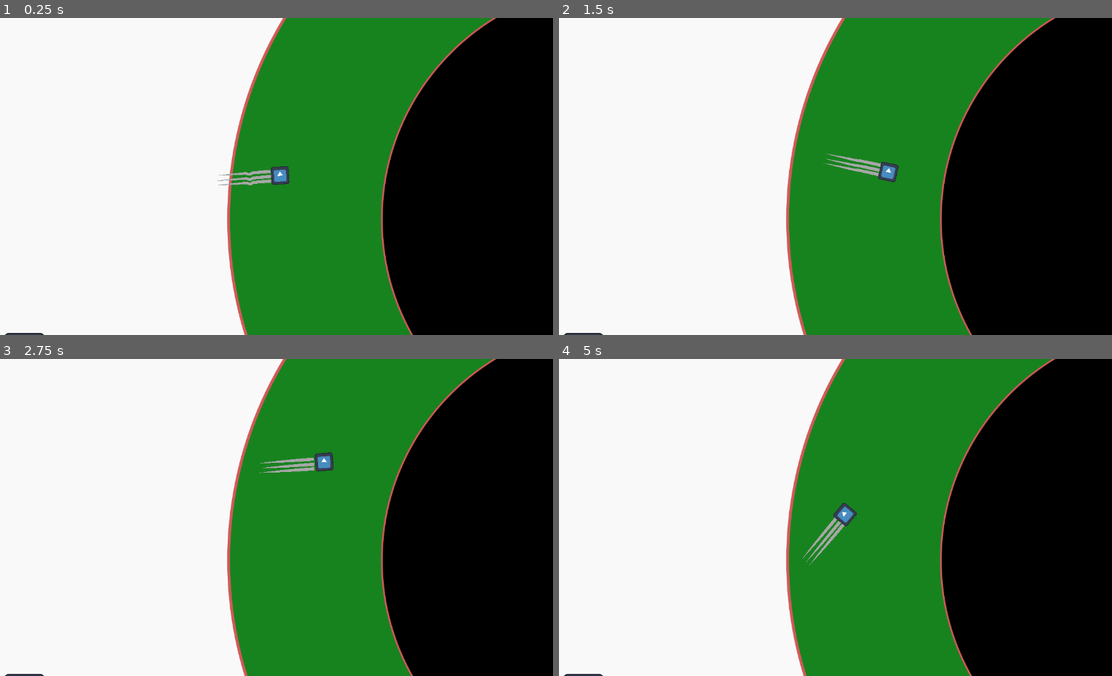
Above: before the commit, frames 1-4 (two rows, left to right).
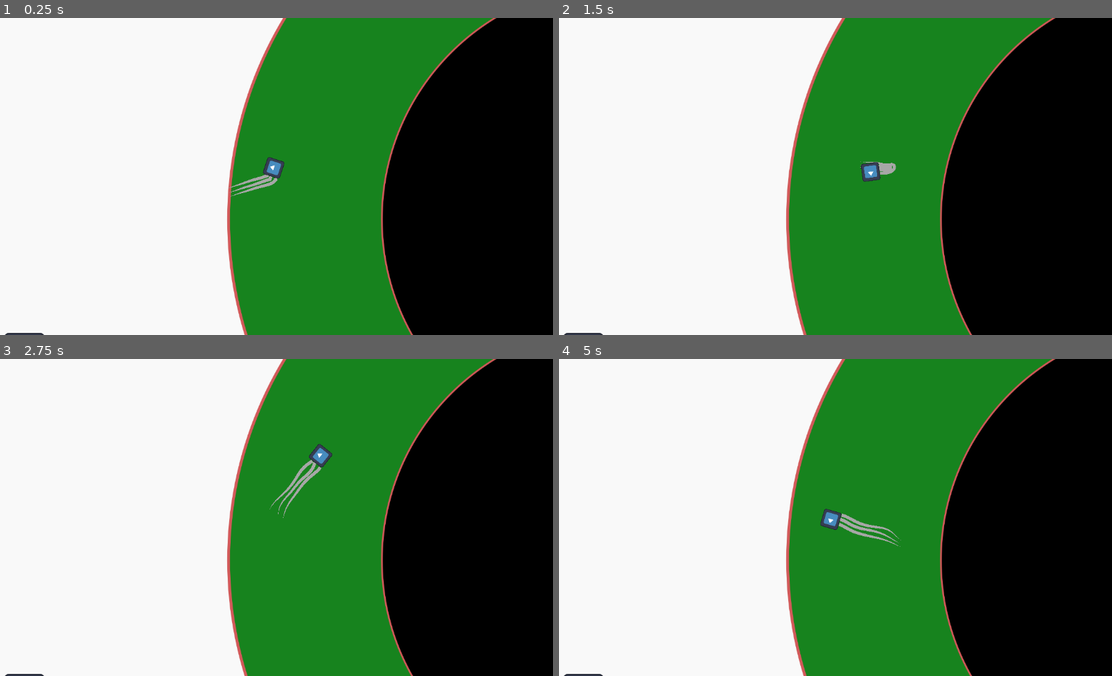
Above: after the commit, the same moments.

Repository: yourname3/eyegame
Game: Godot game, scene res://game.tscn
The game is run twice, just before and just after one commit, with the same random seed, the same clock (stepped at 60 frames per second) and the same inputs. The engine's default icon, where the game draws it, is replaced by a stand-in: a white triangle on a blue panel in a dark square.
Inputs (mouse positions are in pixels of both pictures, inside the frame that each line leads up to):
- Up to frame 1 (0.25 s): no input
- Up to frame 2 (1.5 s): move the mouse to (951, 160) at 0.52 s; move the mouse to (719, 192) at 1.27 s
- Up to frame 3 (2.75 s): move the mouse to (326, 447) at 2.02 s
- Up to frame 4 (5 s): move the mouse to (802, 580) at 2.77 s; move the mouse to (1001, 565) at 3.52 s; move the mouse to (658, 469) at 4.27 s

The runs differ from the first frame. In frame 1, 0.6% of the frame differs, in the area x 39-53%, y 43-57%; in frame 2, 0.5%; in frame 3, 0.7%; in frame 4, 0.7%, in the area x 44-62%, y 45-66%.

Commit message:
player anim: some kind of spring jank

Diff:
--- a/player/player_animation.gd
+++ b/player/player_animation.gd
@@ -2,18 +2,18 @@
 class_name PlayerAnimation
 
 var _last_position := Vector2.ZERO
-var _position_delta := Vector2.ZERO
+var position_delta := Vector2.ZERO
 
 func _ready() -> void:
 	_last_position = get_parent().position
 
 func _physics_process(delta: float) -> void:
 	var current_position: Vector2 = get_parent().position
-	_position_delta = current_position - _last_position
+	position_delta = current_position - _last_position
 	var parent_vel := (current_position - _last_position) / delta
 
 	if parent_vel.length_squared() > 20:
 		var target_angle := parent_vel.angle()
-		rotation = rotate_toward(rotation, target_angle, TAU * delta * 0.25)
+		rotation = rotate_toward(rotation, target_angle, TAU * delta * 4)
 
 	_last_position = current_position
--- a/player/player_flagellum.gd
+++ b/player/player_flagellum.gd
@@ -4,8 +4,13 @@
 const POINT_COUNT = 32
 
 var global_points := PackedVector2Array()
-var source_points := PackedVector2Array()
-var offsets       := PackedVector2Array()
+var truth         := PackedVector2Array()
+var vels          := PackedVector2Array()
+
+# The local coordinate of the root point.
+const ROOT := Vector2.ZERO
+
+var step := 0.0
 
 func _ready() -> void:
 	# We must have 2 points, the second one determines our size.
@@ -13,34 +18,67 @@
 	var extent := points[1].x
 	clear_points()
 
-	var step = float(extent) / float(POINT_COUNT - 1)
+	step = float(extent) / float(POINT_COUNT - 1)
 
 	for i in range(0, POINT_COUNT):
 		add_point(Vector2(step * i, 0))
-		source_points.append(Vector2(step * i, 0))
 		global_points.append(global_transform * Vector2(step * i, 0))
-		offsets.append(Vector2.ZERO)
+		truth.append(Vector2(step * i, 0))
+		vels.append(Vector2.ZERO)
 
 	_phase = position.y * 3
 
 var _phase := 0.0
-var _phase_rate := randf_range(4.5, 5.5)
+var _phase_rate := randf_range(4.5, 5.5) * 3
 
 func _process(delta: float) -> void:
 	_phase = fmod(_phase + delta * _phase_rate, TAU)
-	var inv = global_transform.inverse()
+	var inv := global_transform.inverse()
 
-	# Update offsets
-	for i in range(points.size() - 1, 0, -1):
-		offsets[i] = offsets[i - 1]
-	offsets[0] = get_parent()._position_delta
+	var amp := remap(get_parent().position_delta.length(), 0.0, 400.0 / 60.0, 0.0, 20.0)
 
-	# Compute following thing
+	#global_points[0] = global_transform * (ROOT + Vector2(0, sin(_phase) * amp))
+
 	for i in range(0, points.size()):
-		global_points[i] = global_transform * (source_points[i] + offsets[i])
+		var t := float(i) / float(points.size() - 1)
+		t = 1.0 - (abs(t - 0.25) * 2.0)
+		var amp_i := t * amp
+		truth[i].y = sin(i * 0.3 + _phase) * amp_i
+	global_points[0] = global_transform * truth[0]
 
+	for i in range(1, points.size()):
+		var global_truth = global_transform * truth[i]
 
+		var accel = spring(global_points[i], global_points[i - 1], step) + \
+			spring(global_points[i], global_truth, 0.0, 20) + \
+			spring_damp(vels[i])
+		vels[i] += accel * delta
+		global_points[i] += vels[i] * delta
+
+	var maxstep = step * 1.2
+
+	for i in range(1, points.size()):
+		var to_last = global_points[i] - global_points[i - 1]
+		if to_last.length_squared() > (maxstep * maxstep):
+			global_points[i] = global_points[i - 1] + to_last.normalized() * maxstep
 
 	for i in range(0, points.size()):
 		points[i] = inv * global_points[i]
-		#points[i].y = sin(i * 0.3 + _phase) * i
+		#
+
+func spring_damp(vel: Vector2, B: float = 10) -> Vector2:
+	return -B * vel
+
+func spring(pos: Vector2, o_pos: Vector2, length: float, K: float = 100) -> Vector2:
+	# Direction from other to current pos.
+	var x = pos - o_pos
+	if x.length_squared() < 0.00000001:
+		return Vector2.ZERO
+
+	# Project our spring length along that.
+	var rest = length * x.normalized()
+
+	# F = -(x - rest)
+	var accel = -K * (x - rest)
+
+	return accel
